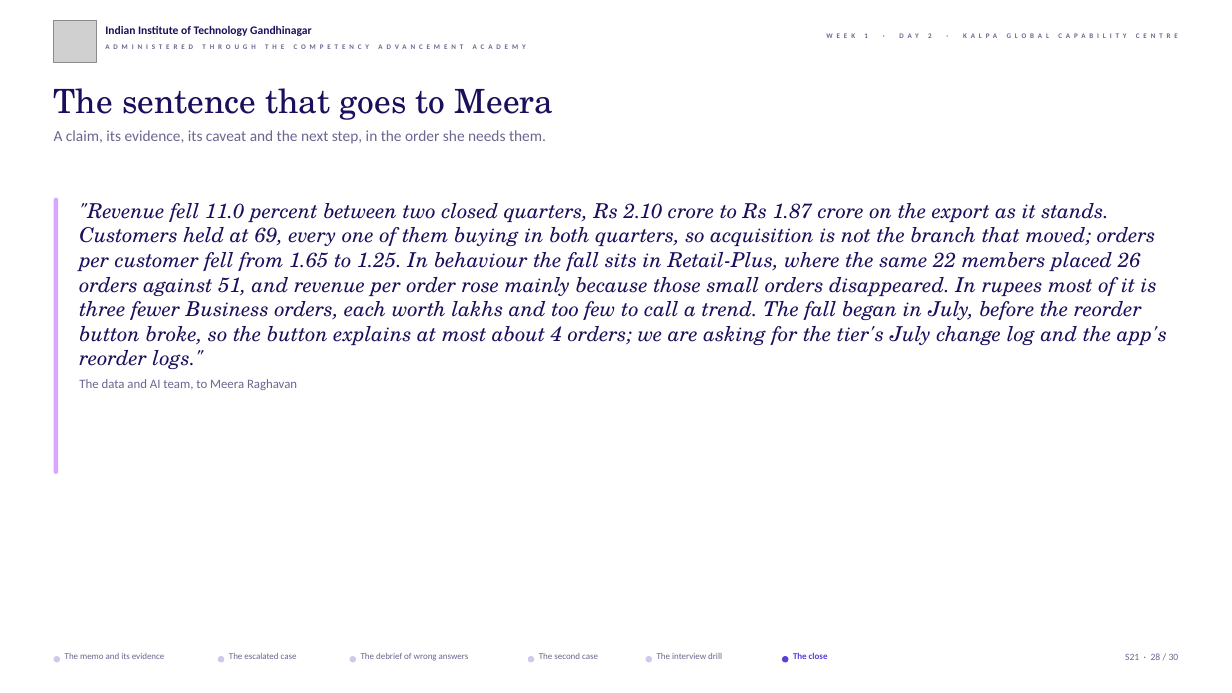
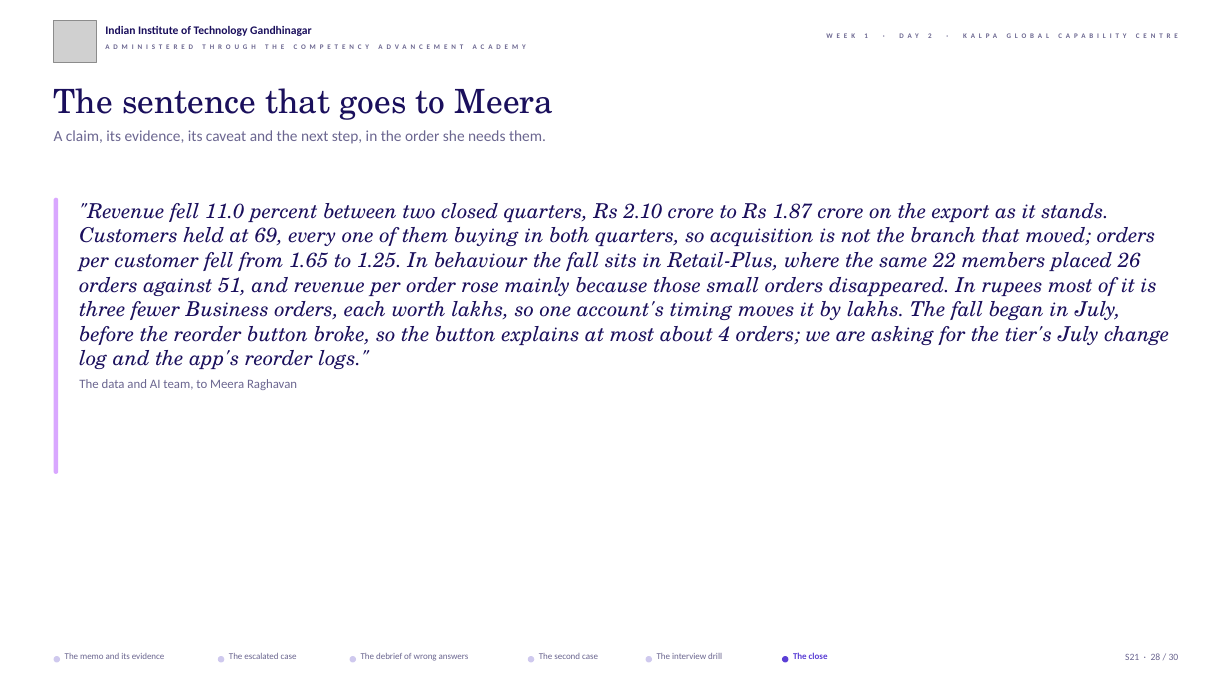
Before and after one commit to fde-academy-lab/c2-content-factory, a slide deck: slide 28 of content/W01/D2/slides/C2_W01_D02_half2_STUDENT.pptx. Drawn at 1232x693 pixels with LibreOffice and Linux fonts; fonts in the diff are those of the drawing; grey boxes stand for pictures; background and template pictures are left out. Boxes give left, top, right and bottom in pixels: in the first picture for what was removed or moved away, otherwise in the second. Text is boxed around its words. In the diff, an @@ line names an element or a change of style, - is before the commit and + after.

```diff
--- a/content/W01/D2/slides/C2_W01_D02_half2_STUDENT.pptx
+++ b/content/W01/D2/slides/C2_W01_D02_half2_STUDENT.pptx
@@ text at box(79, 203, 1170, 369): text changed @@
-"Revenue fell 11.0 percent between two closed quarters, Rs 2.10 crore to Rs 1.87 crore on the export as it stands. Customers held at 69, every one of them buying in both quarters, so acquisition is not the branch that moved; orders per customer fell from 1.65 to 1.25. In behaviour the fall sits in Retail-Plus, where the same 22 members placed 26 orders against 51, and revenue per order rose mainly because those small orders disappeared. In rupees most of it is three fewer Business orders, each worth lakhs and too few to call a trend. The fall began in July, before the reorder button broke, so the button explains at most about 4 orders; we are asking for the tier's July change log and the app's reorder logs."
+"Revenue fell 11.0 percent between two closed quarters, Rs 2.10 crore to Rs 1.87 crore on the export as it stands. Customers held at 69, every one of them buying in both quarters, so acquisition is not the branch that moved; orders per customer fell from 1.65 to 1.25. In behaviour the fall sits in Retail-Plus, where the same 22 members placed 26 orders against 51, and revenue per order rose mainly because those small orders disappeared. In rupees most of it is three fewer Business orders, each worth lakhs, so one account's timing moves it by lakhs. The fall began in July, before the reorder button broke, so the button explains at most about 4 orders; we are asking for the tier's July change log and the app's reorder logs."
```
Also in this commit, not shown: 18 other slides changed, 13 other files.
